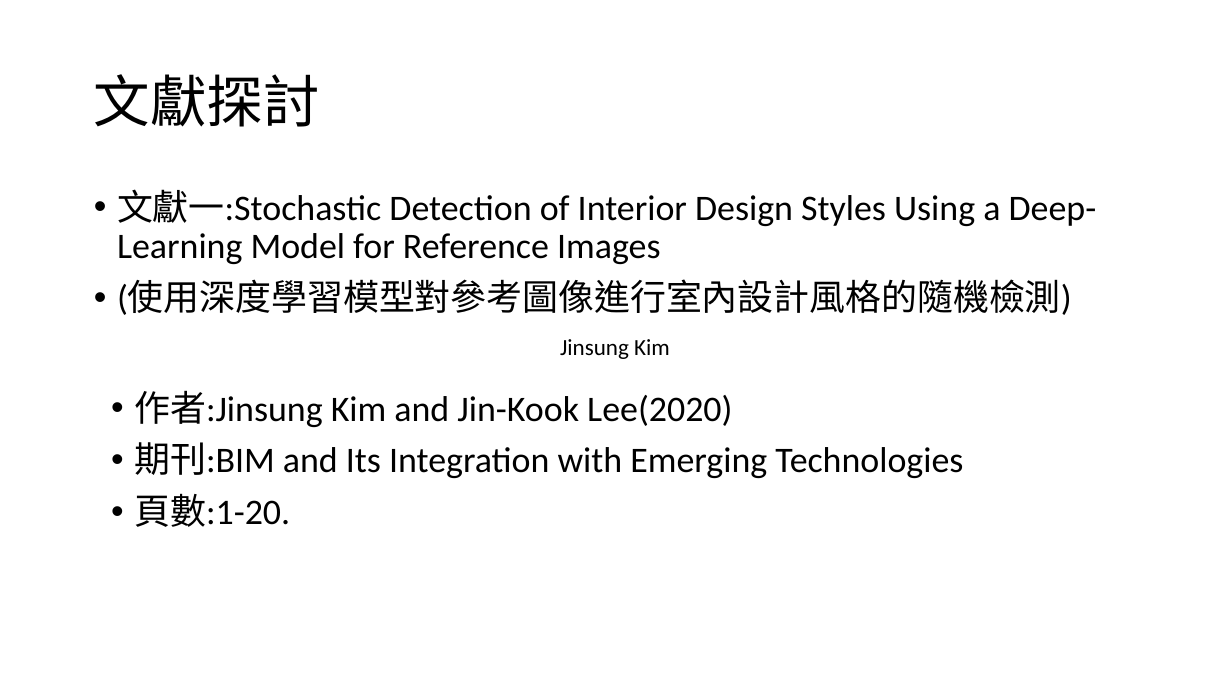
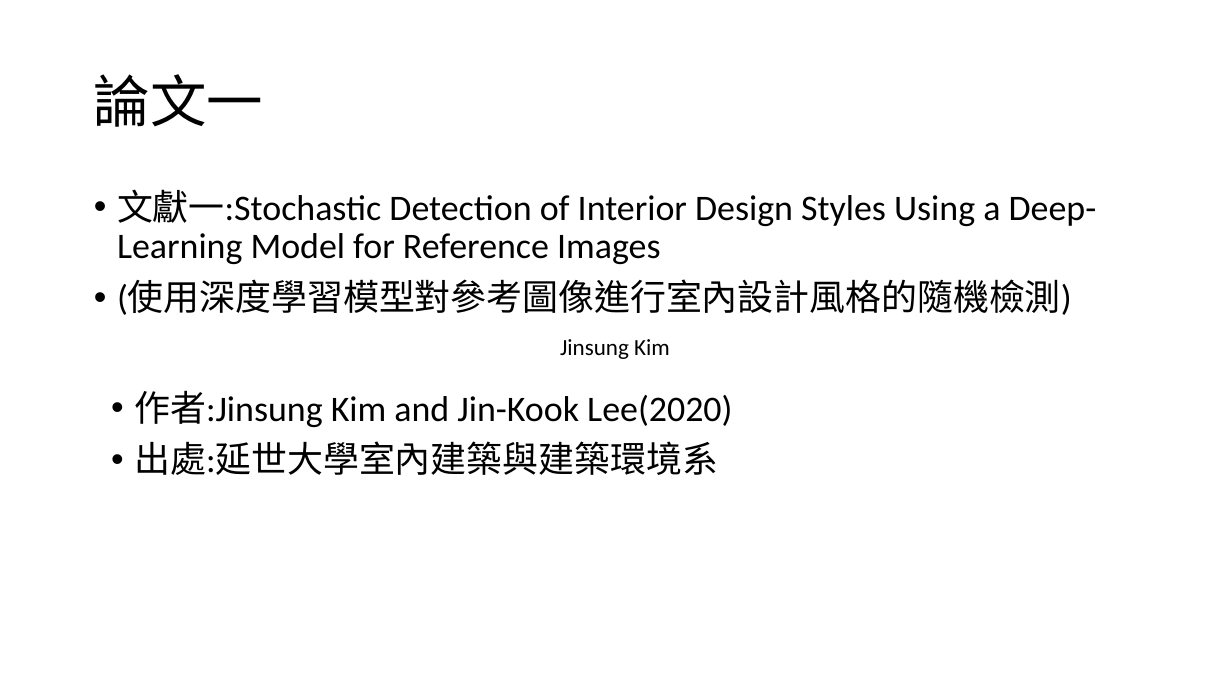
Before and after one commit to 10994015/paper, a slide deck: slide 2 of 論文/論文寫作.pptx. Drawn at 1232x693 pixels with LibreOffice and Linux fonts; fonts in the diff are those of the drawing. Boxes give left, top, right and bottom in pixels: in the first picture for what was removed or moved away, otherwise in the second. Text is boxed around its words. In the diff, an @@ line names an element or a change of style, - is before the commit and + after.

```diff
--- a/論文/論文寫作.pptx
+++ b/論文/論文寫作.pptx
@@ title at (94, 74, 263, 127): text changed @@
-文獻探討
+論文一
@@ text at (134, 441, 718, 475): text changed @@
-• 期刊:BIM and Its Integration with Emerging Technologies
-• 頁數:1-20.
+• 出處:延世大學室內建築與建築環境系
```
Also in this commit, not shown: 1 other slide changed, 3 slides added, 1 slide removed, 1 other file.
